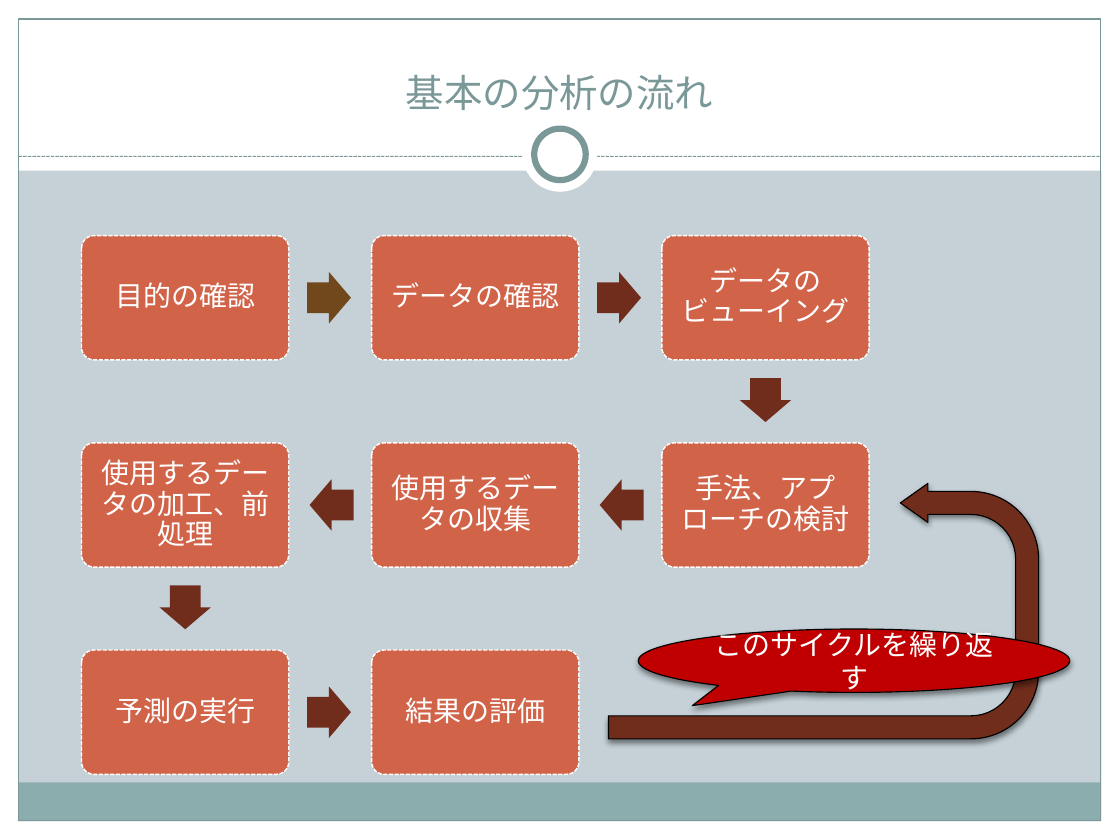
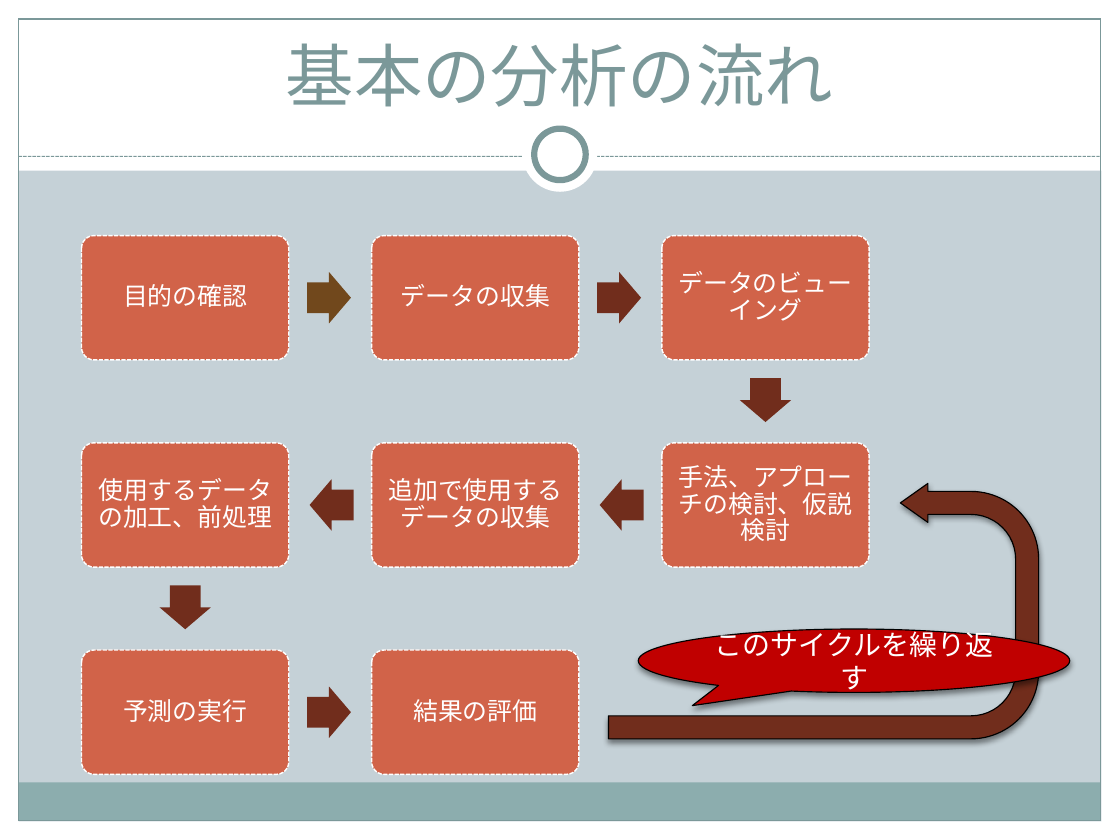
Before and after one commit to StudyGroupPT/1130, a slide deck: slide 13 of doc/勉強会_titanic.pptx (slide 12 before the commit). Drawn at 1120x840 pixels with LibreOffice and Linux fonts; fonts in the diff are those of the drawing. Boxes give left, top, right and bottom in pixels: in the first picture for what was removed or moved away, otherwise in the second. Text is boxed around its words. In the diff, an @@ line names an element or a change of style, - is before the commit and + after.

Commit message:
スライド追加と調整

```diff
--- a/doc/勉強会_titanic.pptx
+++ b/doc/勉強会_titanic.pptx
@@ title "基本の分析の流れ" at [286, 43, 834, 107]: size 24.8 to 44 pt, font Cambria to Noto Sans CJK JP @@
@@ text at [401, 284, 550, 307]: text changed; size 18 to 16 pt; font Cambria to Noto Sans CJK JP @@
-データの確認
+データの収集
@@ text at [388, 478, 562, 528]: text changed; size 18 to 16 pt; font Cambria to Noto Sans CJK JP @@
-使用するデータの収集
+追加で使用するデータの収集
@@ text at [679, 465, 853, 541]: text changed; size 18 to 16 pt; font Cambria to Noto Sans CJK JP @@
-手法、アプローチの検討
+手法、アプローチの検討、仮説検討
@@ size 18 to 16 pt, font Cambria to Noto Sans CJK JP in 5 elements at [123, 284, 247, 307], [679, 271, 853, 321], [98, 478, 272, 528], [123, 699, 247, 722], [413, 699, 537, 722] @@
```
Also in this commit, not shown: 13 other slides changed, 1 slide added.
